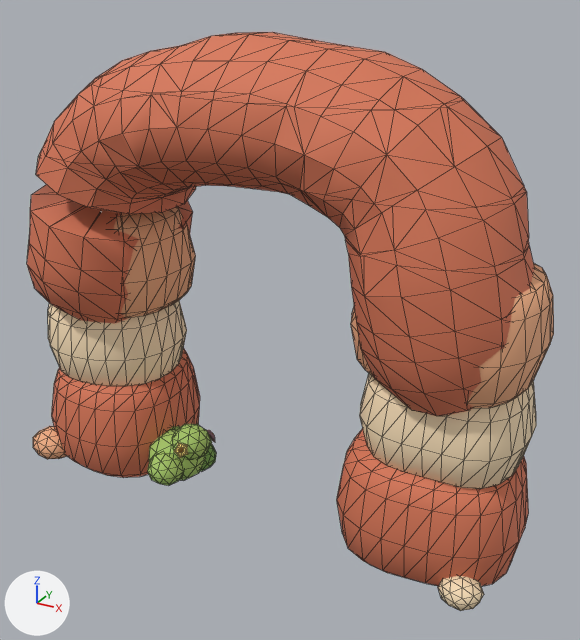
Before and after pictures for a commit that changed the glTF model game/assets/models/prop_rock_arch.glb.
Rendered twice from a camera (50 mm lens) standing at (2.05, -3.44, 2.83) and looking at (0.16, -0.01, 1.12). Arrows for +X, +Y and +Z are at lower left; the lights stay in place. The first picture is the older version. Mesh edges are drawn as thin lines. Vertices at exactly the same position are counted once.

The first picture shows 'prop_rock_arch'.
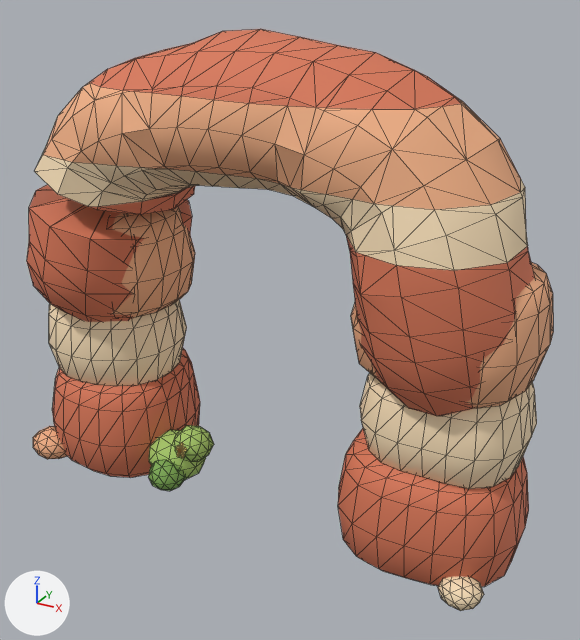
Changed parts and their boxes [x1, y1, x2, y2] in the pictures (580 x 640 px; the box of a moved part takes in the faces that stretch with it):
'prop_rock_arch', reshaped
    before: [27, 32, 554, 611]
    after: [27, 29, 554, 611]
part 1 of me_prop_rock_arch, moved or reshaped
    before: [171, 424, 212, 460]
    after: [174, 425, 214, 462]
part 2 of me_prop_rock_arch, moved or reshaped
    before: [147, 451, 184, 486]
    after: [148, 459, 185, 491]
part 3 of me_prop_rock_arch, deleted
    before: [207, 430, 215, 442]
part 4 of me_prop_rock_arch, deleted
    before: [200, 444, 216, 471]
part 5 of me_prop_rock_arch, moved or reshaped
    before: [27, 32, 554, 586]
    after: [27, 29, 554, 587]
part 6 of me_prop_rock_arch, recoloured
    before: [36, 149, 494, 271]
    after: [34, 150, 507, 271]
part 7 of me_prop_rock_arch, recoloured (orange to beige)
    before: [42, 85, 476, 210]
    after: [43, 82, 490, 210]

What the commit changed:
me_prop_rock_arch is used by ob_prop_rock_arch; location (0.0, 0.0, 0.0).
me_prop_rock_arch had 1982 vertices, 3756 faces and spanned x -1.5..1.5, y -0.56..0.52, z 0.0..2.55.
me_prop_rock_arch now has 1570 vertices, 2972 faces and spans x -1.5..1.5, y -0.56..0.52, z 0.0..2.57.
me_prop_rock_arch part 1: the loose piece of 42 vertices spanning x -0.52..-0.29, y -0.3..-0.07, z 0.19..0.39 is moved by (0.01, 0.0, -0.01).
me_prop_rock_arch part 2: the loose piece of 42 vertices spanning x -0.58..-0.36, y -0.45..-0.24, z 0.08..0.28 is moved by (0.0, 0.01, -0.04), in mat_leaf_sage_dark (green #7fae55).
me_prop_rock_arch part 3: the loose piece of 47 vertices spanning x -0.37..-0.29, y -0.1..-0.05, z 0.26..0.34 is deleted.
me_prop_rock_arch part 4: the loose piece of 42 vertices spanning x -0.53..-0.32, y -0.18..0.02, z 0.04..0.23 is deleted.
me_prop_rock_arch part 5: 793 vertices moved from x -1.49..1.5, y -0.5..0.48, z 0.0..2.55 to x -1.49..1.49, y -0.48..0.46, z 0.0..2.49; 510 vertices removed from x -1.48..1.46, y -0.46..0.47, z 0.0..2.55; 249 vertices added at x -1.42..1.47, y -0.44..0.45, z 0.05..2.57.
me_prop_rock_arch part 6: 100 faces spanning x -1.24..1.32, y -0.51..0.52, z 1.72..1.95 switch from mat_rock_terra (orange #d97858) to mat_rock_cream (beige #fbe2bb).
me_prop_rock_arch part 7: 107 faces spanning x -1.21..1.22, y -0.49..0.5, z 1.95..2.3 switch from mat_rock_terra (orange #d97858) to mat_rock_peach (beige #f2b186).
Other edits to the shape of me_prop_rock_arch do not show in these pictures.
me_prop_rock_arch no longer uses material mat_petal_pink (pink #ffb2cc).
